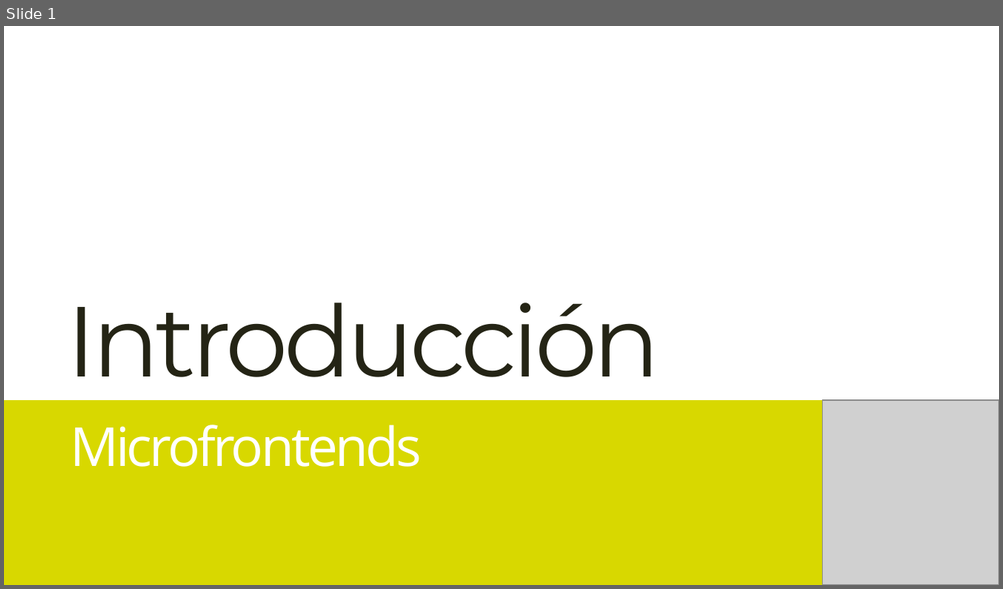
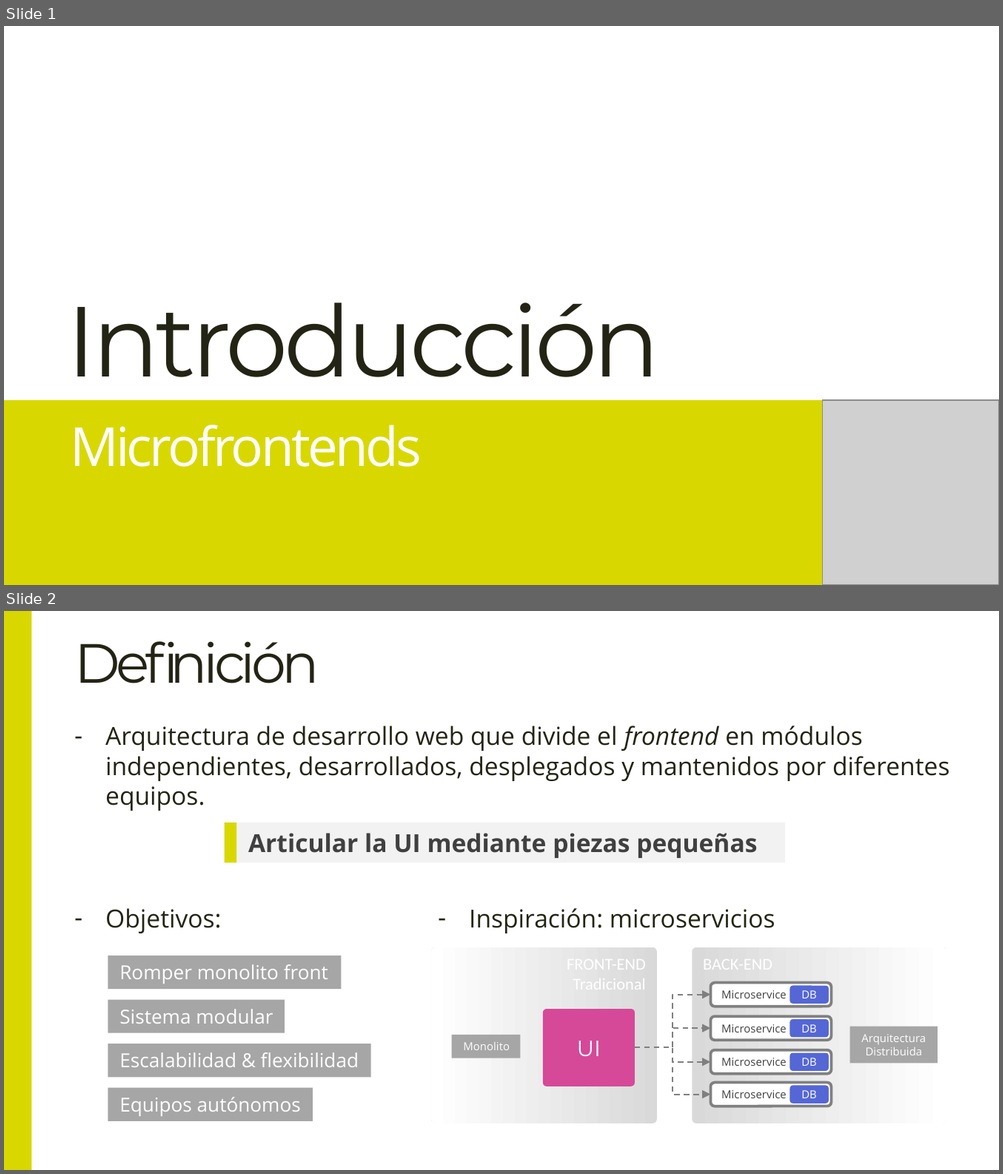
Before and after one commit to Lemoncode/master-frontend-lemoncode, a slide deck: 04-frameworks/16-microfrontends/00-teoría/00-introducción-a-microfrontends.pptx. Shown one above the other, each under a label of ours: slide 1 before the commit, slides 1 and 2 after it. The pictures are 1003x589 and 1003x1174 pixels, drawn with LibreOffice and Linux fonts; fonts in the diff are those of the drawing; grey boxes stand for pictures. Boxes give left, top, right and bottom in pixels: in the first picture for what was removed or moved away, otherwise in the second. Text is boxed around its words. In the diff, an @@ line names an element or a change of style, - is before the commit and + after.

```diff
--- a/04-frameworks/16-microfrontends/00-teoría/00-introducción-a-microfrontends.pptx
+++ b/04-frameworks/16-microfrontends/00-teoría/00-introducción-a-microfrontends.pptx
@@ slide 2 added at (4, 611, 999, 1170), background #FFFFFF @@
@@ rectangle added at (4, 611, 32, 1170), fill #D8D800 @@
@@ title added at (74, 641, 319, 684), 40 pt, text #242415 @@
+Definición
@@ text added at (105, 726, 950, 811), 18 pt, text #242415 @@
+– Arquitectura de desarrollo web que divide el frontend en módulos independientes, desarrollados, desplegados y mantenidos por diferentes equipos.
@@ rectangle added at (225, 823, 236, 863), fill #D8D800 @@
@@ rectangle added at (236, 823, 785, 863), fill #F2F2F2, 18 pt, text #404040, bold @@
+Articular la UI mediante piezas pequeñas
@@ text added at (105, 908, 221, 934), 18 pt, text #242415 @@
+– Objetivos:
@@ text added at (469, 908, 775, 934), 18 pt, text #242415 @@
+– Inspiración: microservicios
@@ rectangle added at (108, 956, 341, 990), fill #A6A6A6, 14 pt, text #FFFFFF @@
+Romper monolito front
@@ rectangle added at (108, 1000, 284, 1034), fill #A6A6A6, 14 pt, text #FFFFFF @@
+Sistema modular
@@ group added at (432, 947, 945, 1123): 11 rounded rectangles, 4 elbow arrows, 2 rectangles @@
+FRONT-END
+Tradicional
+BACK-END
+Microservice
+DB
+Microservice
+DB
+Microservice
+DB
+Microservice
+DB
+UI
+Monolito
+Arquitectura
+Distribuida
@@ rectangle added at (108, 1044, 371, 1077), fill #A6A6A6, 14 pt, text #FFFFFF @@
+Escalabilidad & flexibilidad
@@ rectangle added at (108, 1088, 313, 1122), fill #A6A6A6, 14 pt, text #FFFFFF @@
+Equipos autónomos
```
Also in this commit, not shown: 7 slides changed, 2 other slides added, 6 slides removed.
